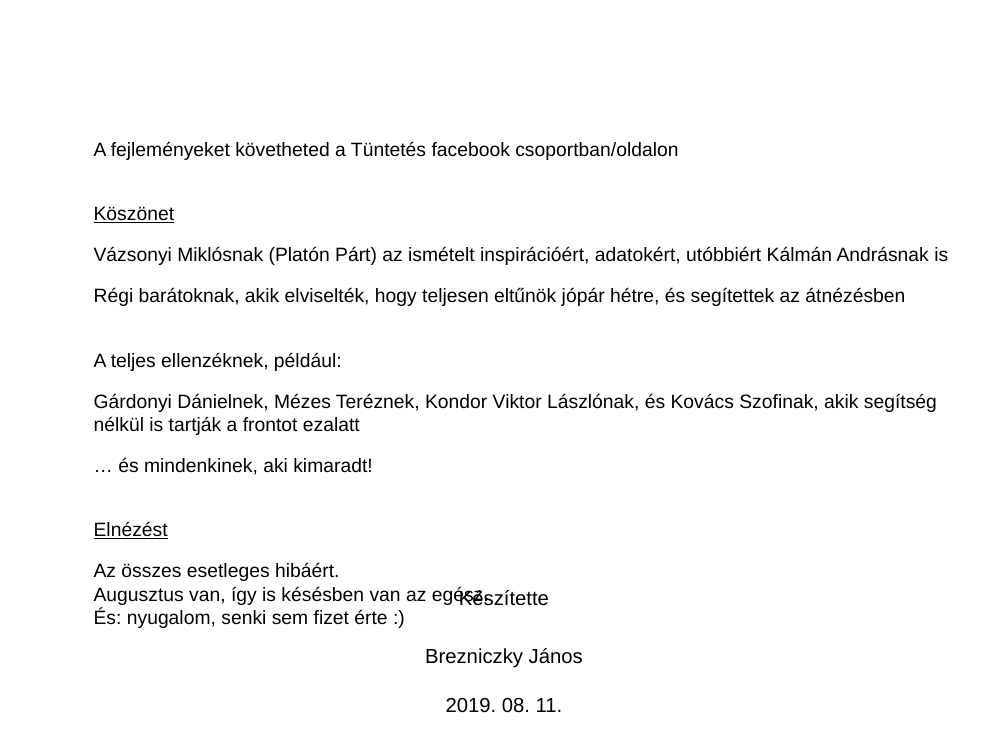
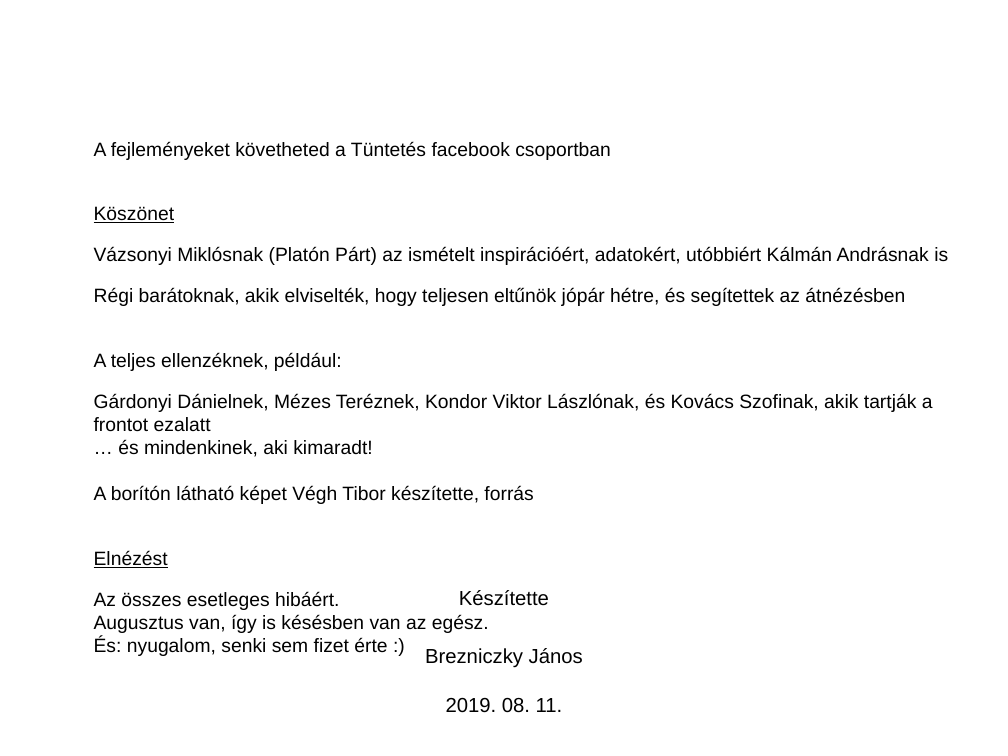
Before and after one commit to brezniczky/ep_elections_2019_hun, a slide deck: slide 49 of slides/hun/slides.odp. Drawn at 1008x756 pixels with LibreOffice and Linux fonts; fonts in the diff are those of the drawing. Boxes give left, top, right and bottom in pixels: in the first picture for what was removed or moved away, otherwise in the second. Text is boxed around its words. In the diff, an @@ line names an element or a change of style, - is before the commit and + after.

```diff
--- a/slides/hun/slides.odp
+++ b/slides/hun/slides.odp
@@ text at <box>94,141,611,160</box>: text changed @@
-A fejleményeket követheted a Tüntetés facebook csoportban/oldalon
+A fejleményeket követheted a Tüntetés facebook csoportban
@@ text at <box>94,393,933,504</box>: text changed @@
-Gárdonyi Dánielnek, Mézes Teréznek, Kondor Viktor Lászlónak, és Kovács Szofinak, akik segítség nélkül is tartják a frontot ezalatt
-… és mindenkinek, aki kimaradt!
+Gárdonyi Dánielnek, Mézes Teréznek, Kondor Viktor Lászlónak, és Kovács Szofinak, akik tartják a frontot ezalatt
+… és mindenkinek, aki kimaradt!
+A borítón látható képet Végh Tibor készítette, forrás
```
Also in this commit, not shown: 4 other slides changed, 3 other files.
